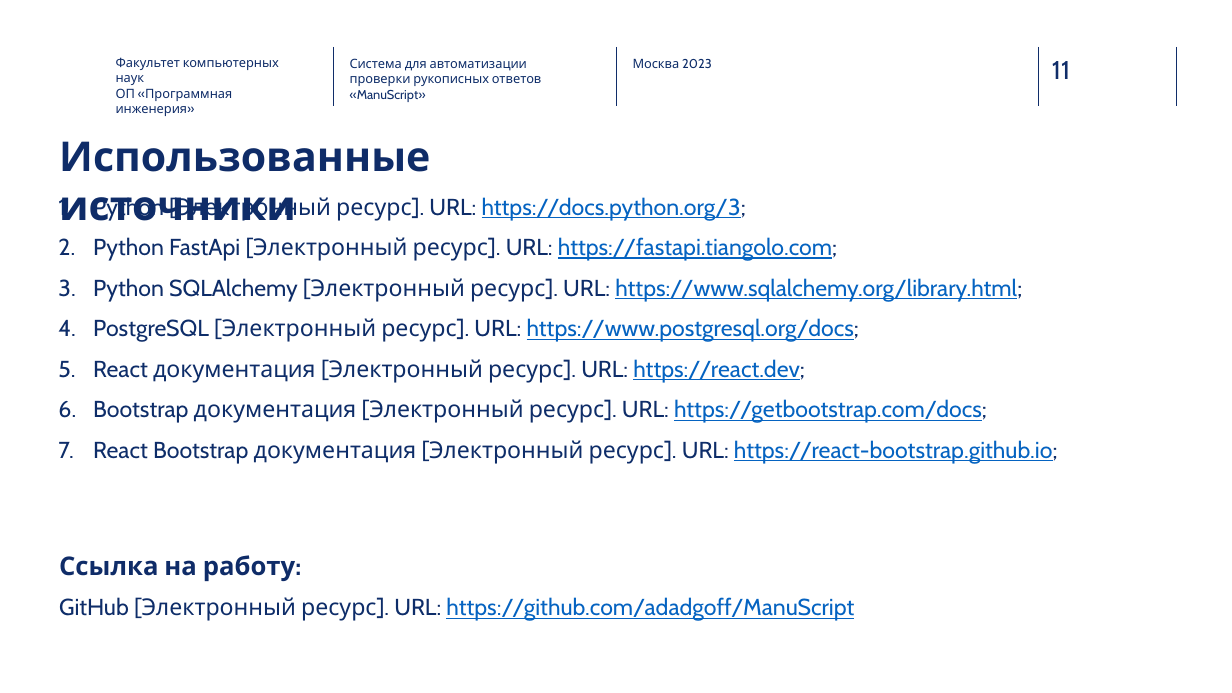
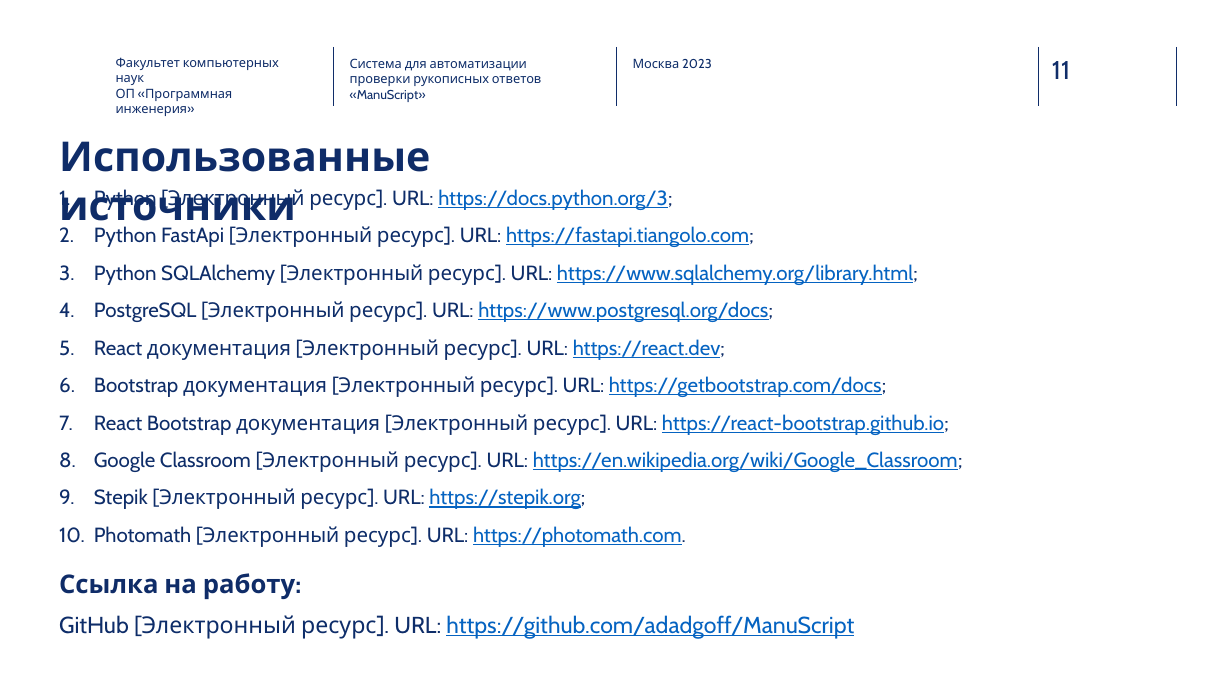
Before and after one commit to adadgoff/ManuScript, a slide deck: slide 11 of docs/Дадыков_Артемий_Презентация.pptx. Drawn at 1232x693 pixels with LibreOffice and Linux fonts; fonts in the diff are those of the drawing; background and template pictures are left out. Boxes give left, top, right and bottom in pixels: in the first picture for what was removed or moved away, otherwise in the second. Text is boxed around its words. In the diff, an @@ line names an element or a change of style, - is before the commit and + after.

```diff
--- a/docs/Дадыков_Артемий_Презентация.pptx
+++ b/docs/Дадыков_Артемий_Презентация.pptx
@@ text at box(94, 189, 949, 435): size 18 to 16 pt in "Python [Электронный ресурс]. URL: https://docs.python.org/3;", "Python FastApi [Электронный ресурс]. URL: https://fastapi.ti ...", "Python SQLAlchemy [Электронный ресурс]. URL: https://www.sql ...", "PostgreSQL [Электронный ресурс]. URL: https://www.postgresql ..." and 3 more places @@
@@ text at box(94, 451, 963, 547): paragraphs added @@
+8. Google Classroom [Электронный ресурс]. URL: https://en.wikipedia.org/wiki/Google_Classroom;
+9. Stepik [Электронный ресурс]. URL: https://stepik.org;
+10. Photomath [Электронный ресурс]. URL: https://photomath.com.
@@ text "Ссылка на работу:": place and size @@
-text "Ссылка на работу:" at box(59, 555, 301, 581)
+text "Ссылка на работу:" at box(59, 573, 301, 599)
@@ text "GitHub [Электронный ресурс]. URL: https://github.com/adadgof ...": place and size @@
-text "GitHub [Электронный ресурс]. URL: https://github.com/adadgof ..." at box(59, 597, 854, 621)
+text "GitHub [Электронный ресурс]. URL: https://github.com/adadgof ..." at box(59, 615, 854, 639)
```
Also in this commit, not shown: 6 other slides changed, 6 other files.
